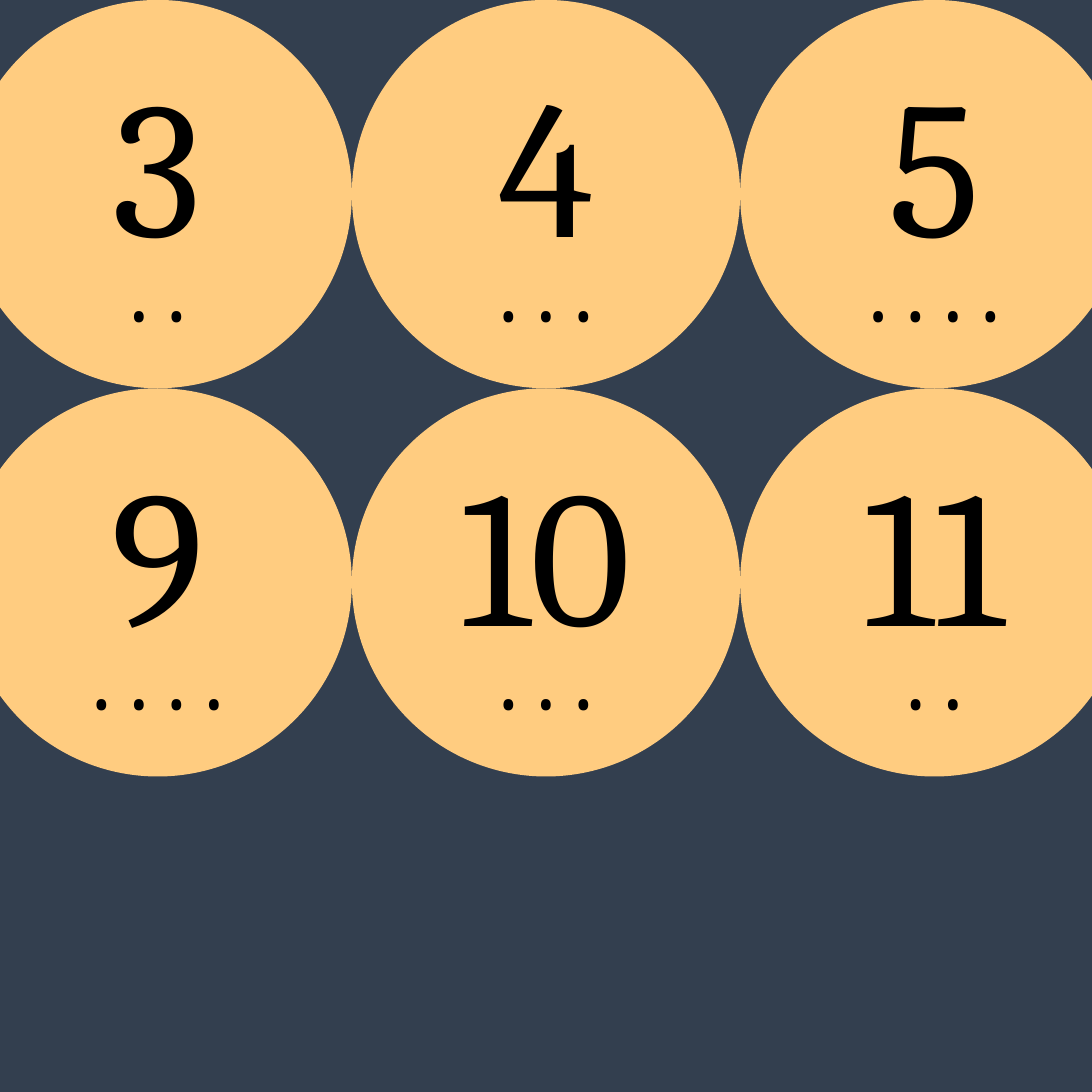
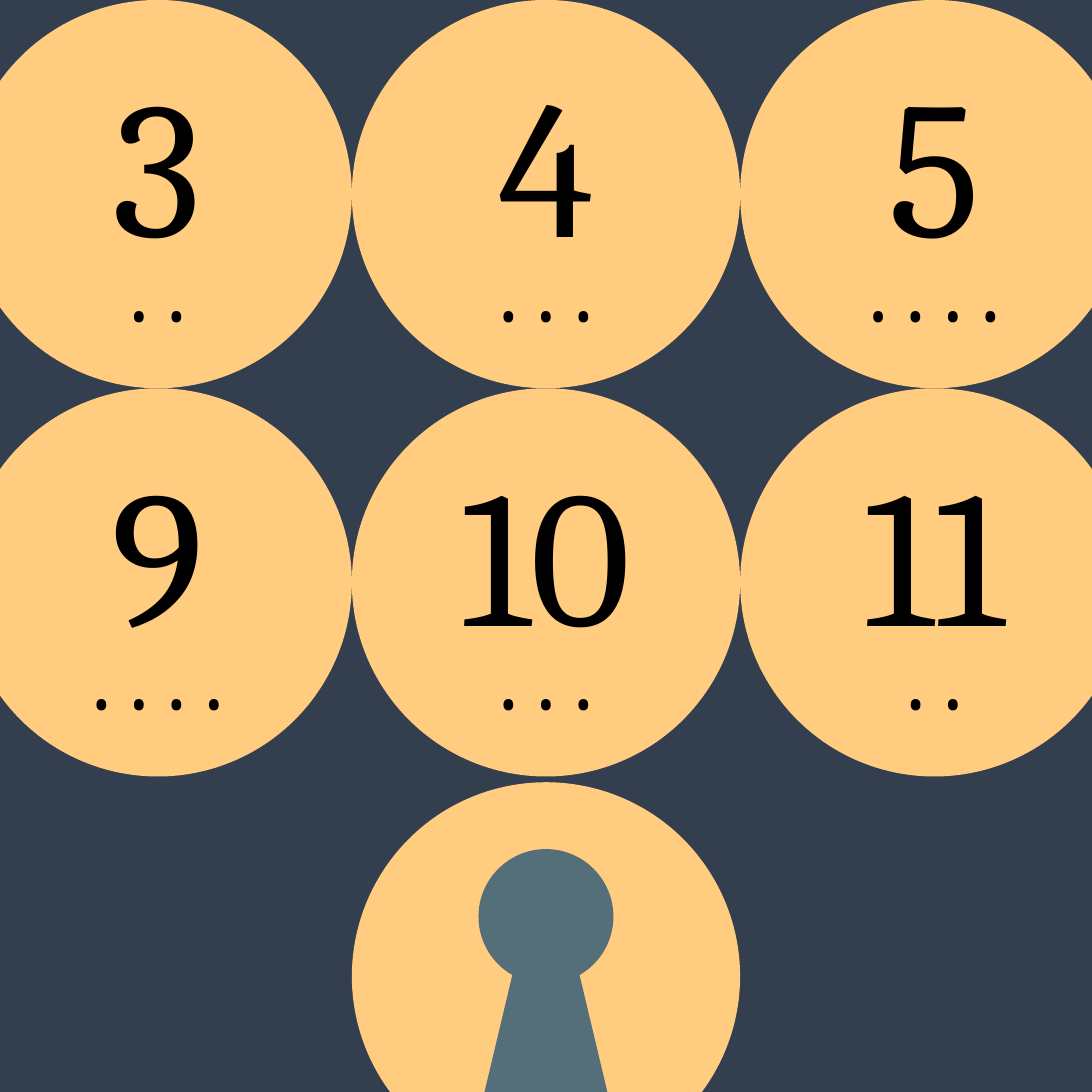
Before and after one commit to jamesbmadden/catan, a slide deck: slide 2 of img/graphics.pptx. Drawn at 1092x1092 pixels with LibreOffice and Linux fonts; fonts in the diff are those of the drawing. Boxes give left, top, right and bottom in pixels: in the first picture for what was removed or moved away, otherwise in the second. Text is boxed around its words. In the diff, an @@ line names an element or a change of style, - is before the commit and + after.

```diff
--- a/img/graphics.pptx
+++ b/img/graphics.pptx
@@ ellipse added at <box>352,782,741,1092</box>, fill #FFCC80 @@
@@ ellipse added at <box>479,849,614,984</box>, fill #546E7A @@
@@ trapezoid added at <box>482,968,610,1092</box>, fill #546E7A @@
```
Also in this commit, not shown: 2 other files.
